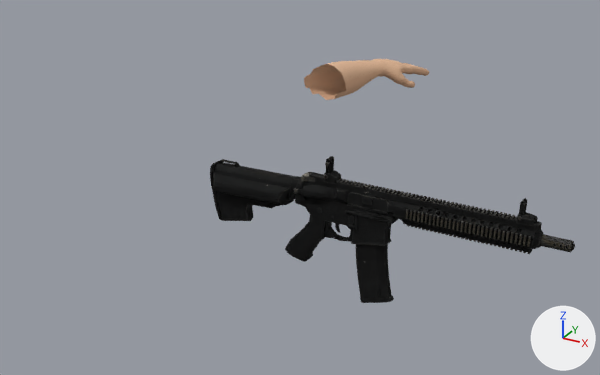
A saved change to the glTF model public/assets/weapons/retro_rifle_arms.glb.
Rendered twice from a 50 mm camera at (98.1, -156.9, 65.6) aimed at (15.9, -7.4, -9.2). The axes (+X, +Y, +Z) are drawn at lower right. The lights are the same throughout. The older version comes first. Where no turn or scale is listed for an object, it has been applied to the vertices. Vertices at exactly the same position are counted once.

Names of what the first picture shows: 'ChargeHandle_Mesh', 'FPS_Arms_Mesh'.
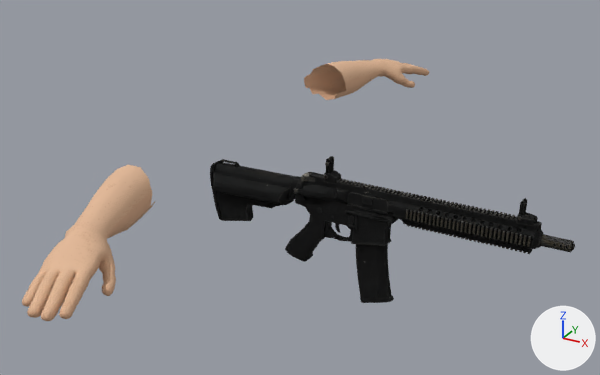
The edits, one by one:
me_circle_003 is used by ob_fps_arms_mesh; location (0.0, 0.0, 0.0).
me_circle_003 had 793 vertices, 1566 faces and spanned x -8.9..13.9, y 39.5..80.1, z -6.4..5.0.
me_circle_003 now has 1586 vertices, 3132 faces and spans x -8.9..13.9, y -80.1..80.1, z -6.4..5.0.
me_circle_003 part 1: the loose piece of 793 vertices spanning x -8.9..13.9, y 39.5..80.1, z -6.4..5.0 is copied, and the copy is mirrored in y about the mesh origin; it spans x -8.9..13.9, y -80.1..-39.5, z -6.4..5.0.

What differs and where, as boxes [x1, y1, x2, y2] in the pictures (600 x 375 px):
'FPS_Arms_Mesh', reshaped (224% wider, 526% taller)
    before: [304, 59, 429, 100]
    after: [22, 59, 429, 321]
part 1 of me_circle_003, added (beige)
    after: [22, 165, 155, 321]
